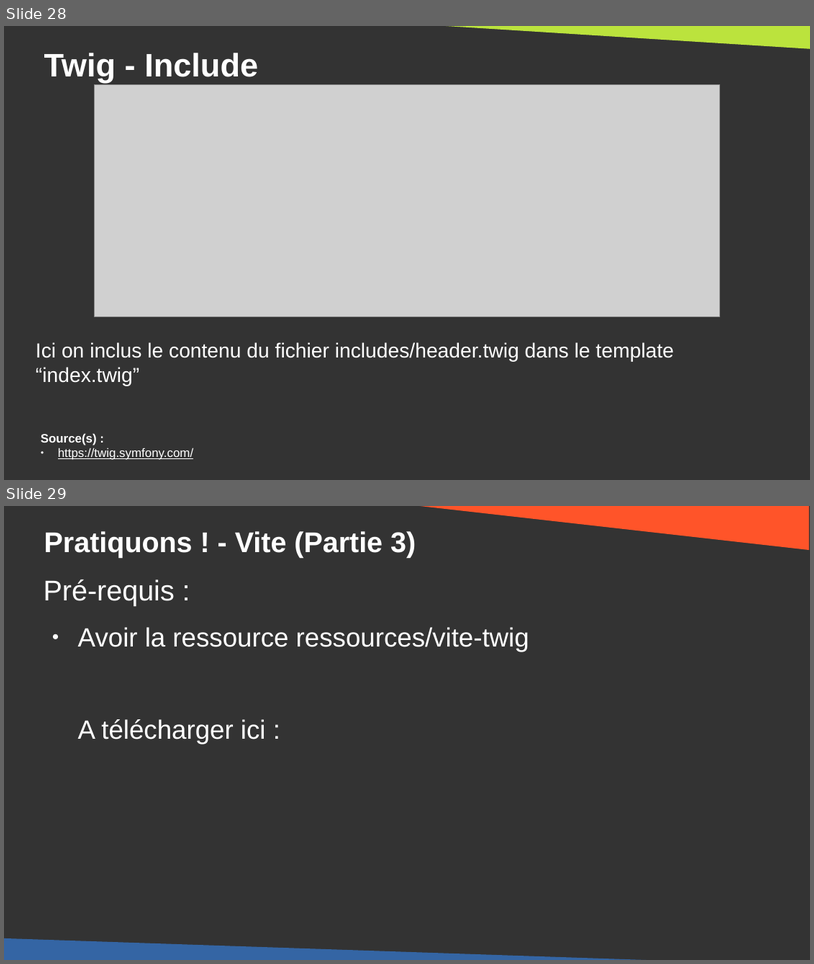
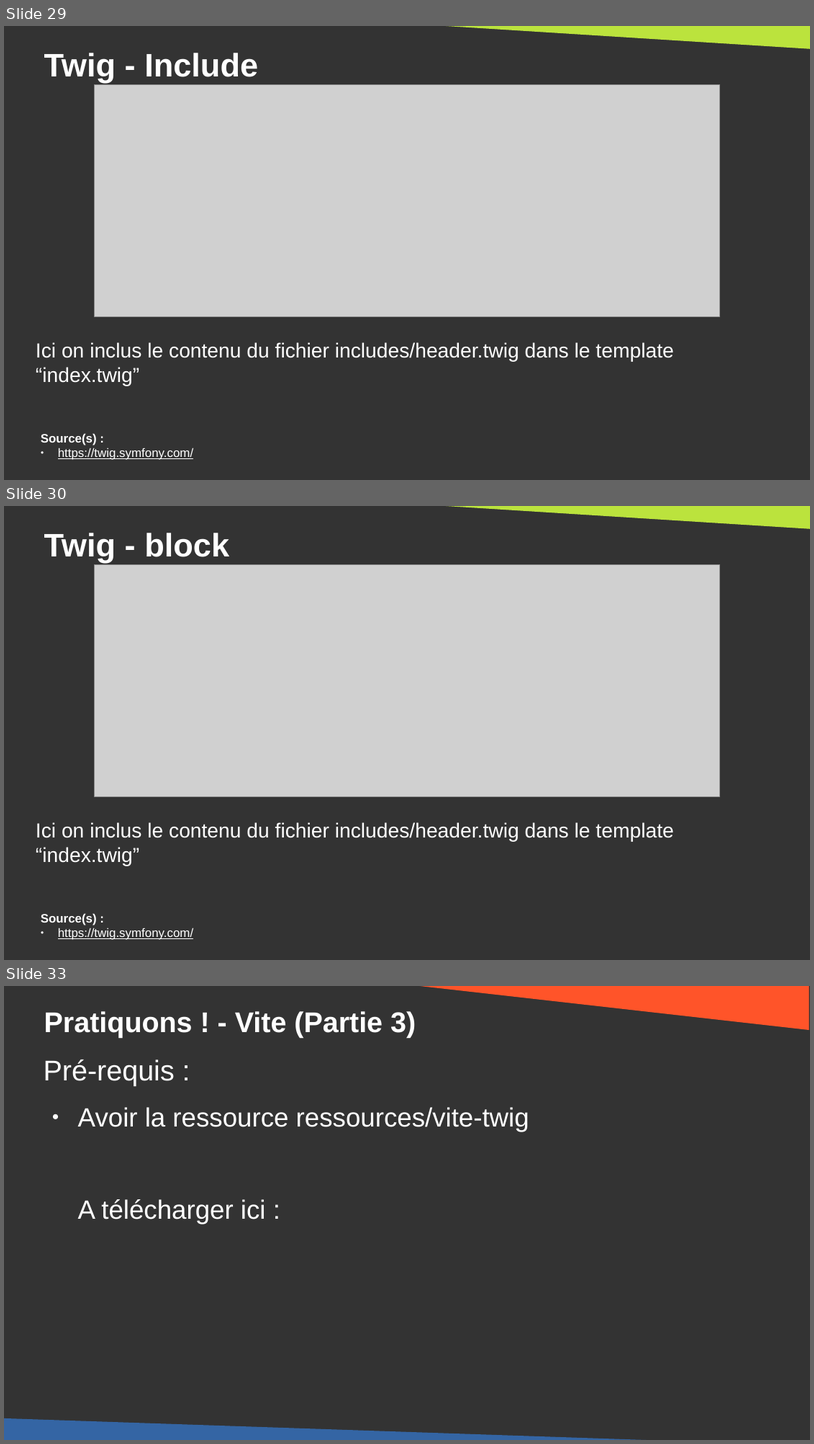
Before and after one commit to DanYellow/cours, a slide deck: developpement-front-s5/travaux-pratiques/numero-4/presentation.odp. Shown one above the other, each under a label of ours: slides 28 and 29 before the commit, slides 29, 30 and 33 after it; the slides between them are not shown. The pictures are 814x964 and 814x1444 pixels, drawn with LibreOffice and Linux fonts; fonts in the diff are those of the drawing; grey boxes stand for pictures. Boxes give left, top, right and bottom in pixels: in the first picture for what was removed or moved away, otherwise in the second. Text is boxed around its words. In the diff, an @@ line names an element or a change of style, - is before the commit and + after.

Commit message:
developpement-front-s5 - Improve architecture for twig + vite

```diff
--- a/developpement-front-s5/travaux-pratiques/numero-4/presentation.odp
+++ b/developpement-front-s5/travaux-pratiques/numero-4/presentation.odp
@@ slide 30 added at <box>4,506,810,960</box>, background #333333 @@
@@ right triangle added at <box>395,506,810,530</box>, fill #BBE33D @@
@@ title added at <box>44,533,229,562</box>, 32 pt, text #FFFFFF, bold @@
+Twig - block
@@ picture added at <box>95,564,720,796</box> @@
@@ text added at <box>36,822,674,866</box>, 20 pt, text #FFFFFF @@
+Ici on inclus le contenu du fichier includes/header.twig dans le template “index.twig”
@@ text added at <box>41,913,193,939</box>, 12 pt, text #FFFFFF, underline @@
+Source(s) :
+● https://twig.symfony.com/
@@ what was slide 28 is now slide 29 @@
@@ what was slide 29 is now slide 33 @@
```
Also in this commit, not shown: 3 slides changed, 3 other slides added, 12 other files.
